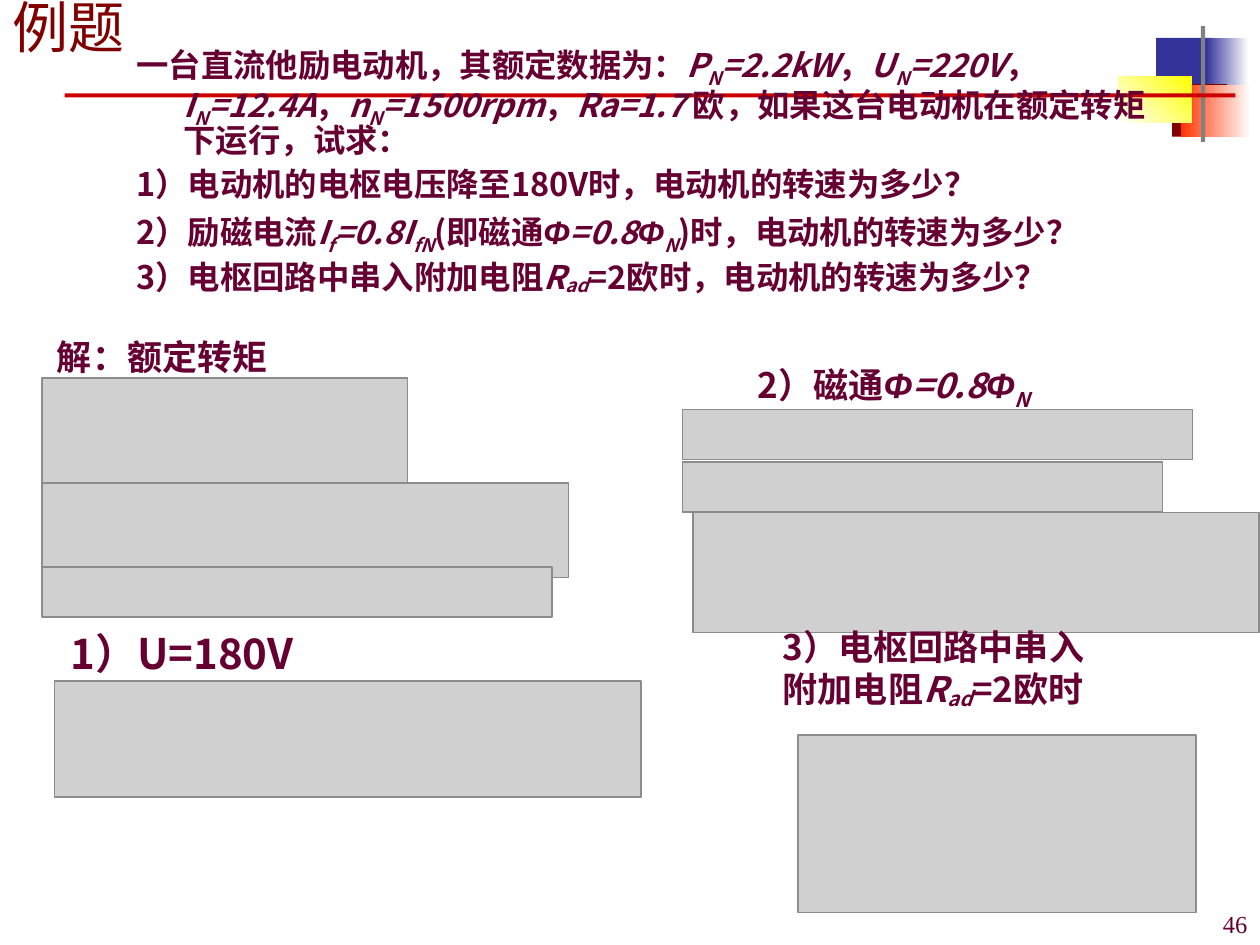
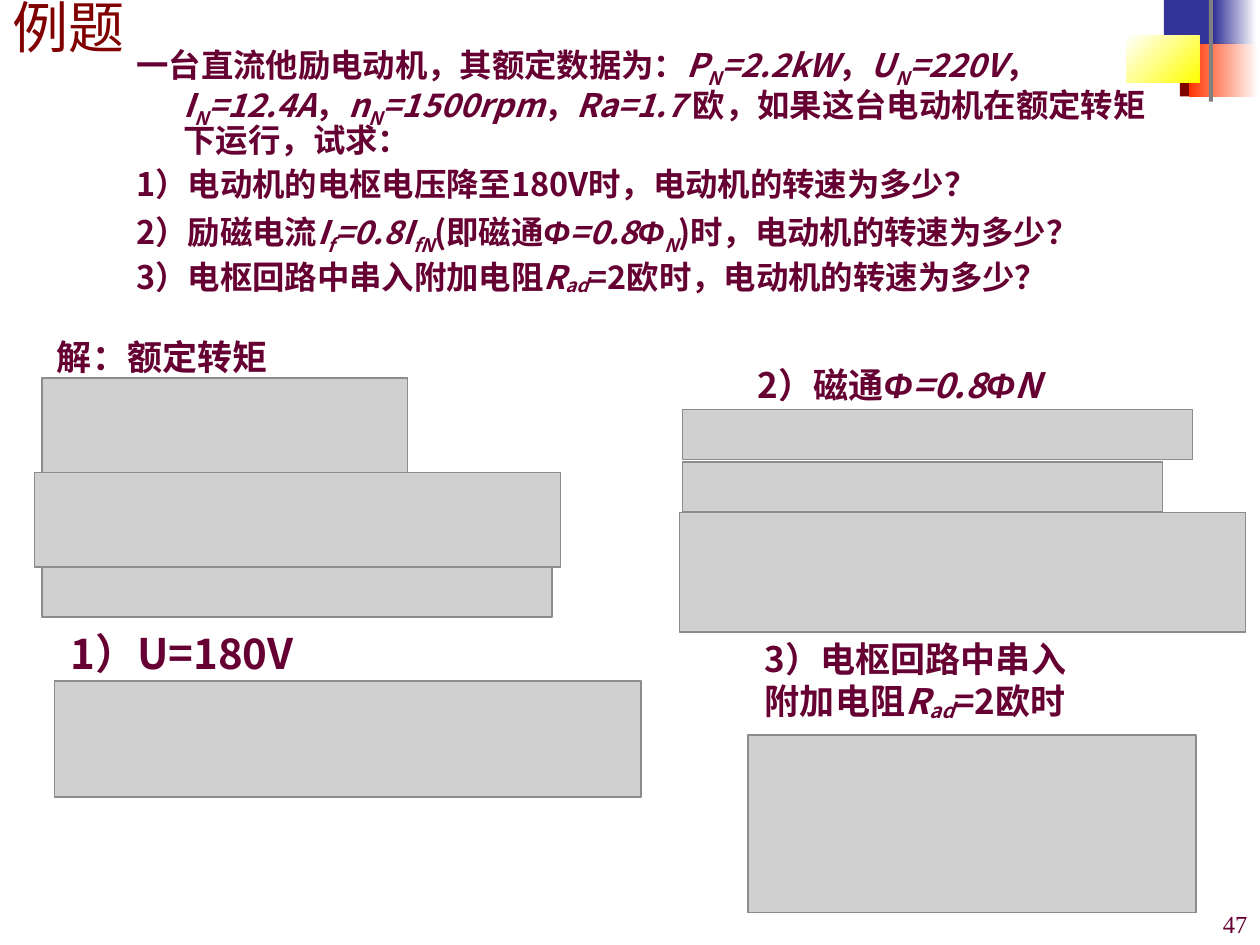
Before and after one commit to origin2007/mechatronic_transmission_control, a slide deck: slide 47 of 课件/机电传动控制3-直流电机.ppt (slide 46 before the commit). Drawn at 1260x945 pixels with LibreOffice and Linux fonts; fonts in the diff are those of the drawing; grey boxes stand for pictures; background and template pictures are left out. Boxes give left, top, right and bottom in pixels: in the first picture for what was removed or moved away, otherwise in the second. Text is boxed around its words. In the diff, an @@ line names an element or a change of style, - is before the commit and + after.

```diff
--- a/课件/机电传动控制3-直流电机.ppt
+++ b/课件/机电传动控制3-直流电机.ppt
@@ 5 rectangles: place and size @@
-5 rectangles at bbox=[1119, 26, 1249, 142]
+5 rectangles at bbox=[1126, 0, 1256, 102]
@@ rectangle at bbox=[1213, 0, 1256, 49]: fill gradient #FFFFFF to #333399 to gradient #333399 to #FFFFFF @@
@@ rectangle: place and size @@
-rectangle at bbox=[1181, 84, 1250, 136]
+rectangle at bbox=[1189, 44, 1259, 96]
@@ line removed from (64, 96) to (1235, 96) @@
@@ text "2）磁通Φ=0.8ΦN" at bbox=[758, 368, 986, 402]: now on the baseline in "2）磁通Φ=0.8ΦN" @@
@@ picture: place and size @@
-picture at bbox=[42, 483, 568, 577]
+picture at bbox=[34, 472, 561, 567]
@@ picture: place and size @@
-picture at bbox=[693, 513, 1259, 633]
+picture at bbox=[679, 513, 1245, 633]
@@ text "3）电枢回路中串入": place and size @@
-text "3）电枢回路中串入" at bbox=[783, 630, 1084, 705]
+text "3）电枢回路中串入" at bbox=[765, 642, 1066, 717]
@@ picture: place and size @@
-picture at bbox=[798, 735, 1196, 912]
+picture at bbox=[748, 735, 1197, 912]
@@ page number at bbox=[1223, 917, 1248, 933]: text changed @@
-46
+47
```
Also in this commit, not shown: 61 other slides changed, 1 slide added.
